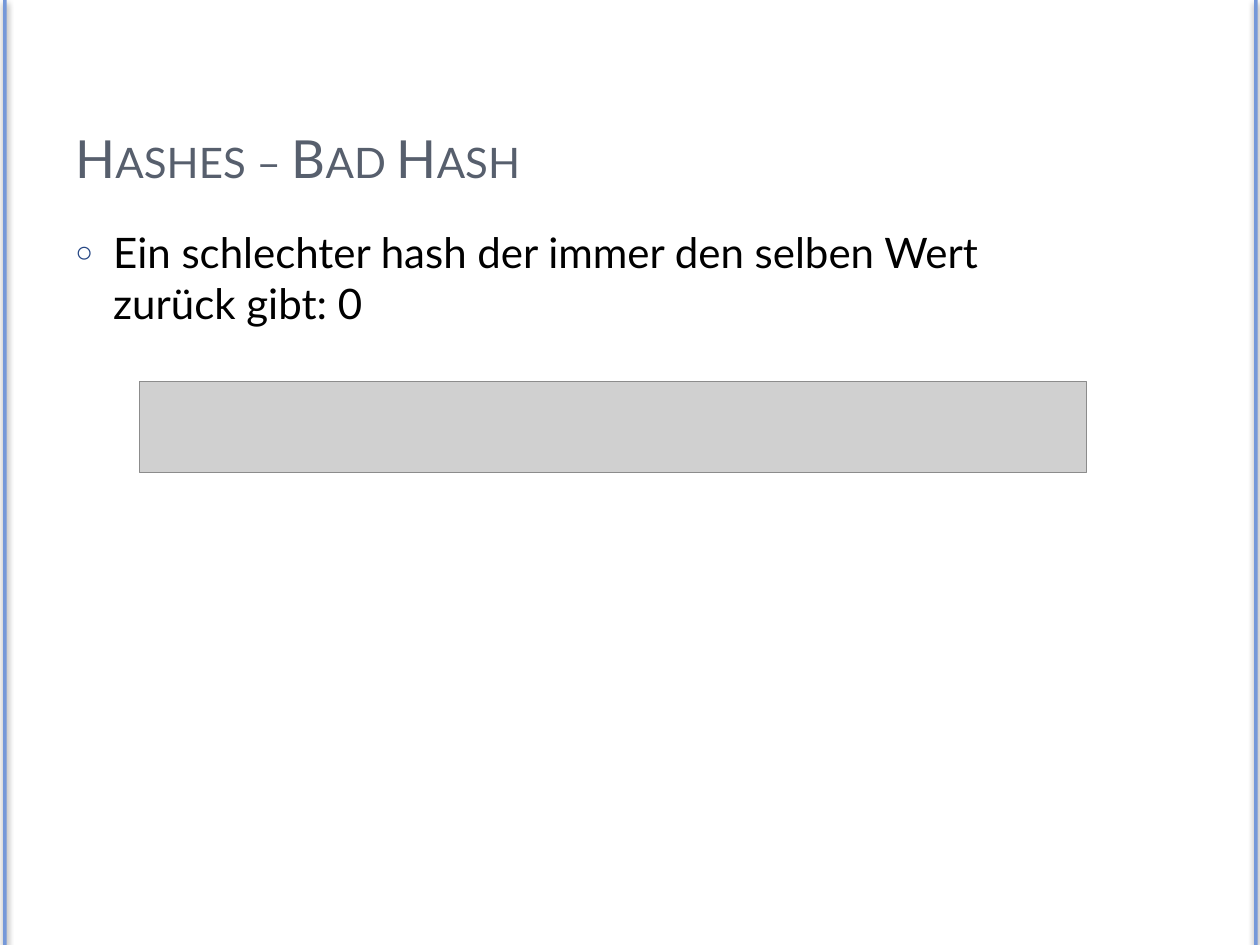
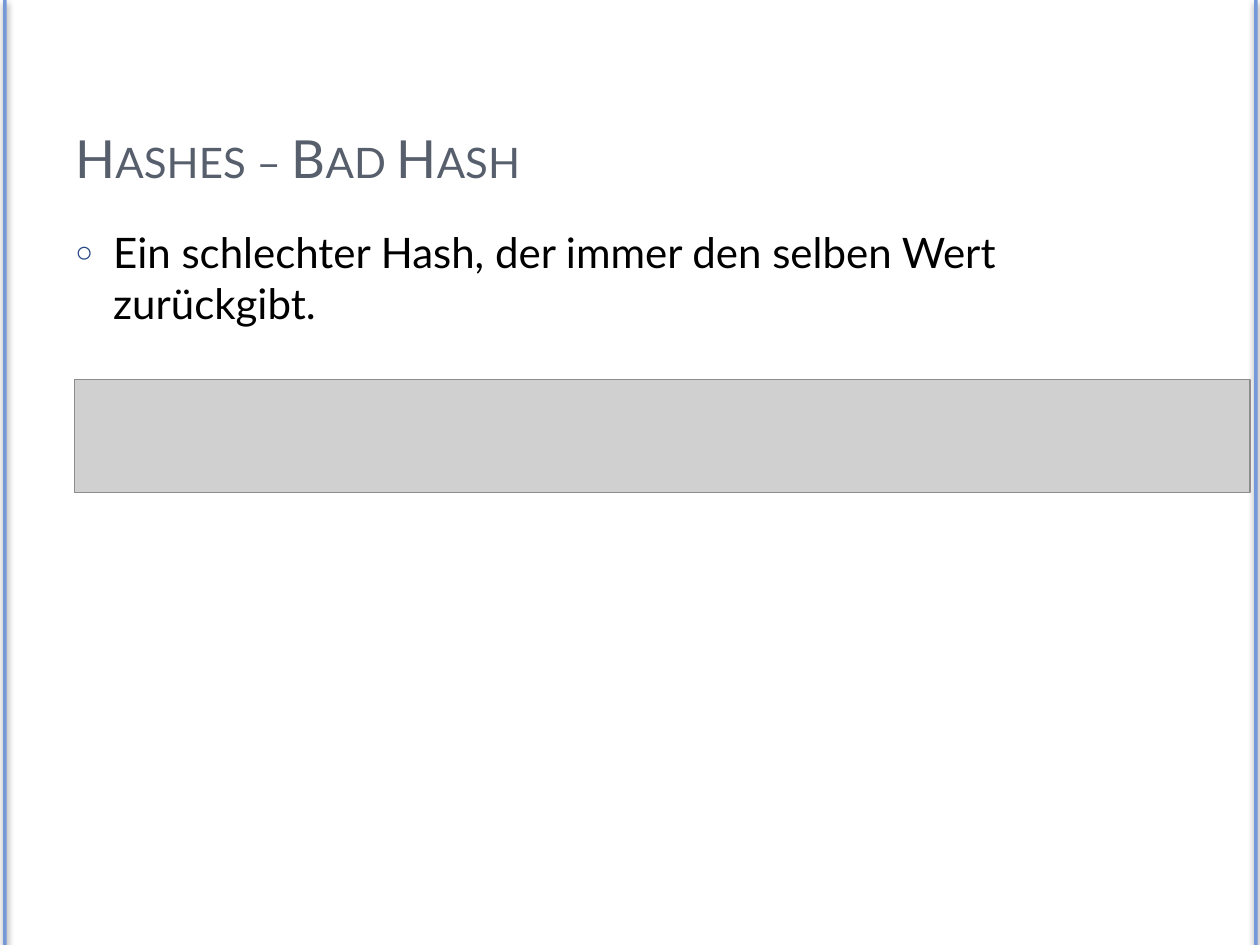
Before and after one commit to Exa-THM/HashTesting, a slide deck: slide 10 of Presentation/exa-hashes.pptx. Drawn at 1260x945 pixels with LibreOffice and Linux fonts; fonts in the diff are those of the drawing; grey boxes stand for pictures. Boxes give left, top, right and bottom in pixels: in the first picture for what was removed or moved away, otherwise in the second. Text is boxed around its words. In the diff, an @@ line names an element or a change of style, - is before the commit and + after.

```diff
--- a/Presentation/exa-hashes.pptx
+++ b/Presentation/exa-hashes.pptx
@@ text at <box>113,237,996,327</box>: text changed @@
-○ Ein schlechter hash der immer den selben Wert zurück gibt: 0
+○ Ein schlechter Hash, der immer den selben Wert zurückgibt.
@@ picture: place and size @@
-picture at <box>140,382,1087,472</box>
+picture at <box>74,379,1250,493</box>
```
Also in this commit, not shown: 11 other slides changed, 1 other file.
